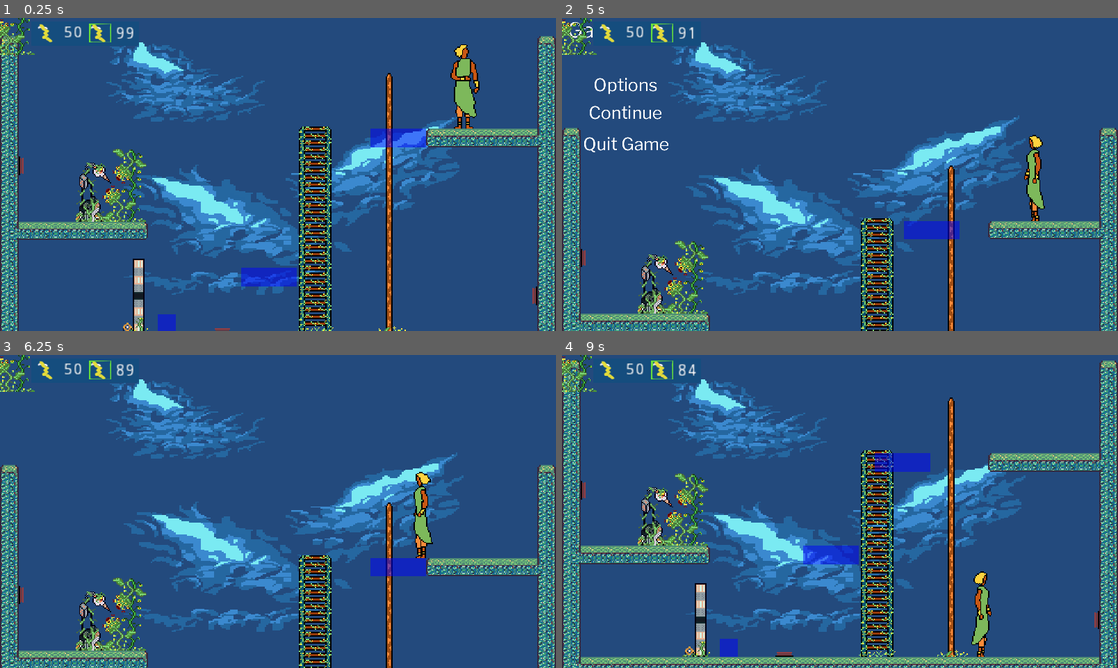
Above: before the commit, frames 1-4 (two rows, left to right).
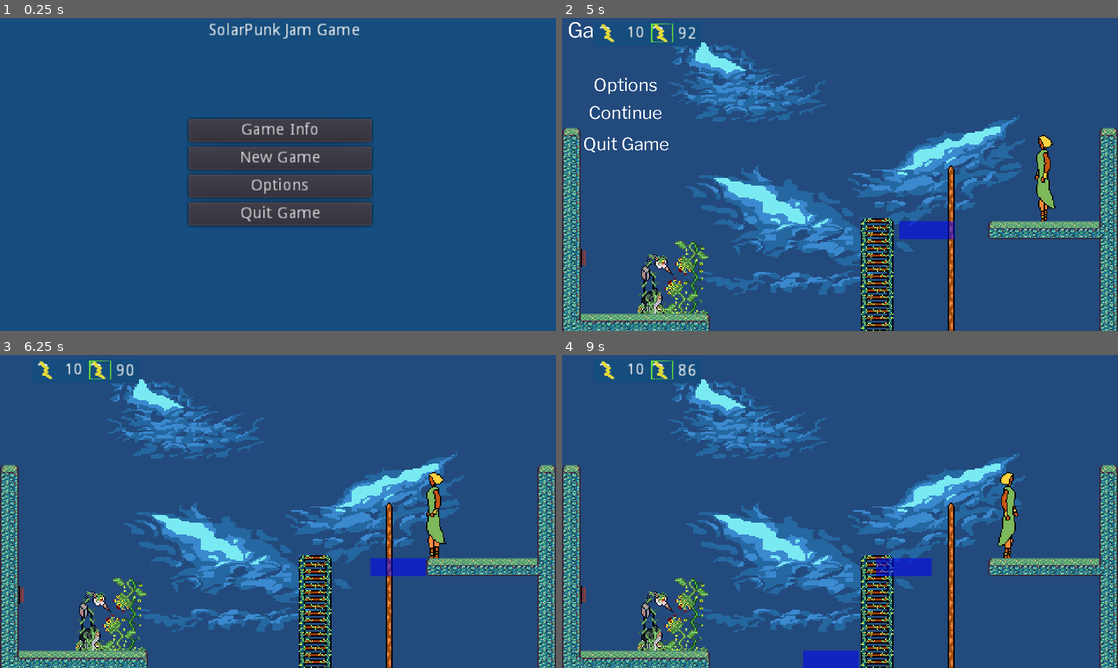
Above: after the commit, the same moments.

Repository: dlbike76/SolarPunk-Jam-2
Game: Godot game, scene res://Source/Levels/Level_Template.tscn
Two runs of this game, one before a commit and one after it. Both use one fixed random seed, a clock stepped at 60 frames per second and the inputs below.
Inputs (mouse positions are in pixels of both pictures, inside the frame that each line leads up to):
- Up to frame 1 (0.25 s): no input
- Up to frame 2 (5 s): click (840, 158) at 0.5 s, where only the run after the commit has a clickable "New Game"; hold D (move_right) 1.28-2.03 s; hold Space (action) 1.28-2.03 s; hold S (move_down) 2.03-2.78 s; tap Space (action) at 2.1, 3.6 s; hold D (move_right) 2.78-3.53 s; hold Space (action) 2.78-3.53 s; hold W (move_up) 3.53-4.28 s; hold A (move_left) from 4.28 s (still down); hold Space (action) from 4.28 s (still down); tap Escape (ui_cancel) at 4.9 s
- Up to frame 3 (6.25 s): release A (move_left) at 5 s; release Space (action) at 5 s; click "Continue" at 5 s; hold A (move_left) from 5.78 s (still down); tap Space (action) at 5.85 s
- Up to frame 4 (9 s): release A (move_left) at 6.53 s; hold S (move_down) 6.53-7.28 s; hold Space (action) 6.53-7.28 s; hold D (move_right) 7.28-8.03 s; tap Space (action) at 7.35, 8.85 s; hold W (move_up) 8.03-8.78 s; hold Space (action) 8.03-8.78 s; hold D (move_right) from 8.78 s (still down)

The runs differ from the first frame. In frame 1, 35% of the frame differs, in the area x 0-100%, y 0-100%; in frame 2, 1.5%; in frame 3, 1.5%; in frame 4, 22%.

Commit message:
Updated Titlemenu scene, updated gameMenu pause.

Diff:
--- a/Source/Actors/Player.gd
+++ b/Source/Actors/Player.gd
@@ -24,7 +24,7 @@
 
 func _unhandled_input(event):
 	if event.is_action_pressed("ui_cancel"):
-
+		get_tree().paused = true
 		get_parent().get_node("UI/GameMenu").show()
 
 
--- a/Source/Levels/Level_Template.tscn
+++ b/Source/Levels/Level_Template.tscn
@@ -17,10 +17,9 @@
 [ext_resource path="res://Source/UI/UI_InfoBar.gd" type="Script" id=15]
 [ext_resource path="res://Assets/Sprites/Crude energy icon.png" type="Texture" id=16]
 [ext_resource path="res://Assets/Sprites/Crude total energy icon.png" type="Texture" id=17]
-[ext_resource path="res://Source/UI/TitleMenu.tscn" type="PackedScene" id=18]
 [ext_resource path="res://Source/Non-Solids/EnergyMachine.tscn" type="PackedScene" id=18]
 [ext_resource path="res://Source/Non-Solids/Door.tscn" type="PackedScene" id=19]
-
+[ext_resource path="res://Source/UI/TitleMenu.tscn" type="PackedScene" id=20]
 
 [node name="Level02" type="Node2D"]
 
@@ -255,17 +254,15 @@
 margin_bottom = 63.0
 text = "Yes"
 
-
-[node name="TitleMenu" parent="UI" instance=ExtResource( 18 )]
-
+[node name="TitleMenu" parent="UI" instance=ExtResource( 20 )]
 
 [connection signal="options_menu_request" from="UI/GameMenu" to="Player" method="_on_GameMenu_options_menu_request"]
 [connection signal="quit_game_request" from="UI/GameMenu" to="Player" method="_on_GameMenu_quit_game_request"]
 [connection signal="pressed" from="UI/GameOverMenu/NoButton" to="Player" method="_on_NoButton_pressed"]
 [connection signal="pressed" from="UI/GameOverMenu/YesButton" to="Player" method="_on_YesButton_pressed"]
-
 [connection signal="new_game_request" from="UI/TitleMenu" to="Player" method="_on_TitleMenu_new_game_request"]
-
+[connection signal="options_menu_request" from="UI/TitleMenu" to="Player" method="_on_TitleMenu_options_menu_request"]
+[connection signal="quit_game_request" from="UI/TitleMenu" to="Player" method="_on_TitleMenu_quit_game_request"]
 
 [editable path="Walls/wall"]
 [editable path="Walls/wall2"]
--- a/Source/UI/GameMenu.gd
+++ b/Source/UI/GameMenu.gd
@@ -33,6 +33,7 @@
 
 
 func _on_Continue_pressed():
+	get_tree().paused = false
 	self.hide()
 
 
Not shown: 1 places in Source/Levels/Level_Template.tscn that only renumber resources
